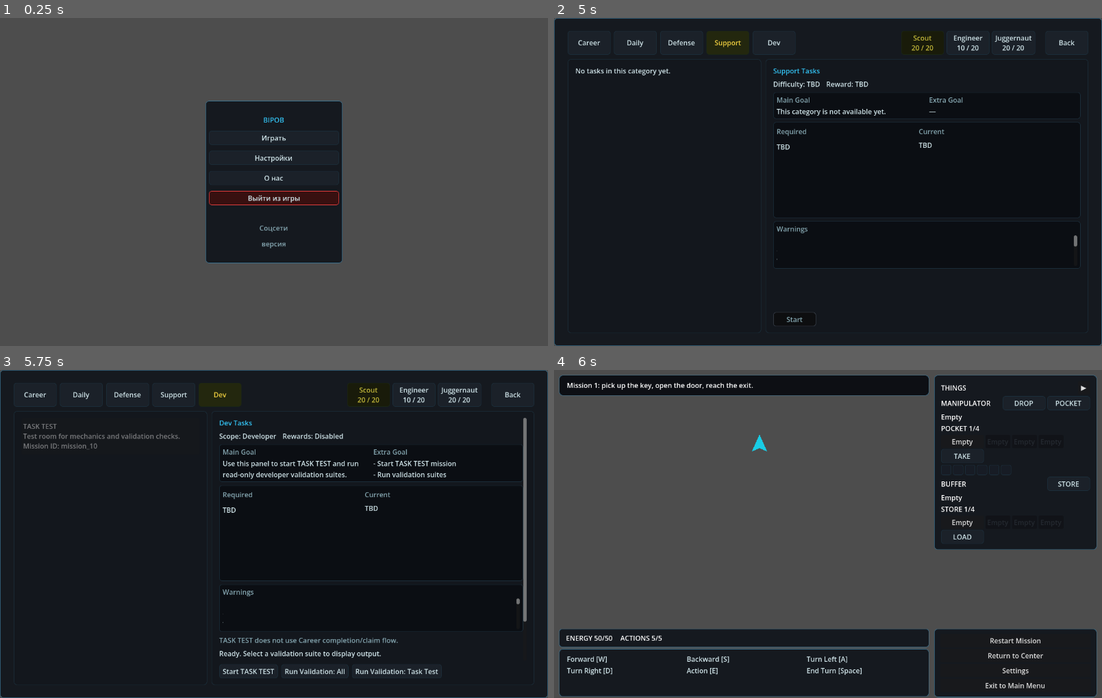
Above: before the commit, frames 1-4 (two rows, left to right).
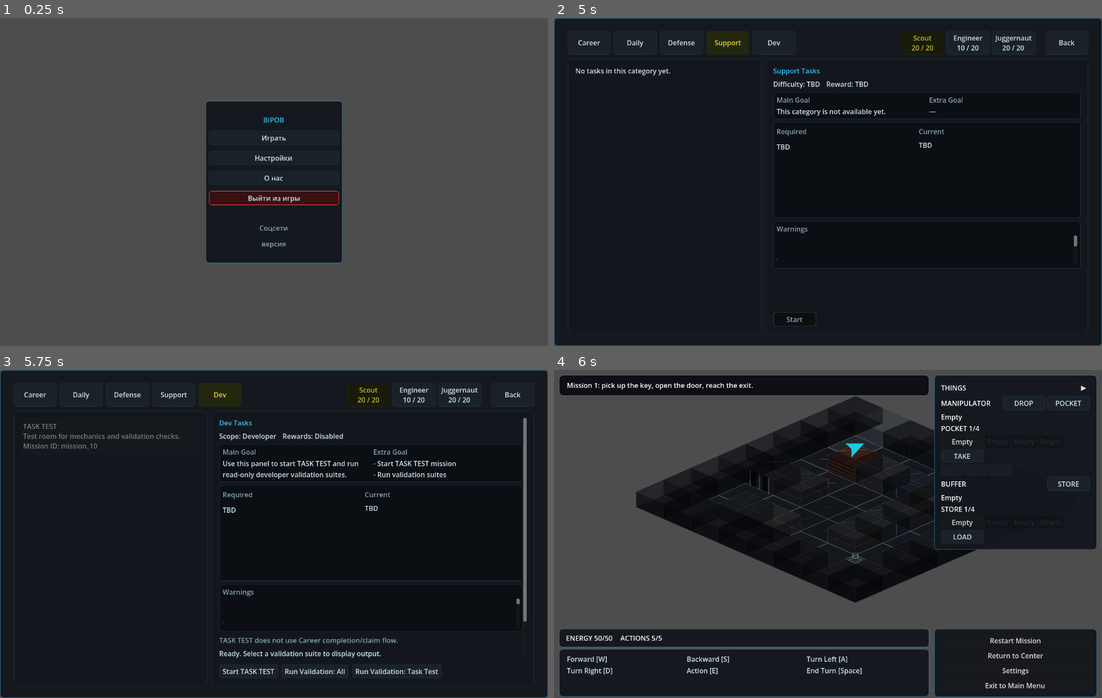
Above: after the commit, the same moments.

Repository: JUSTConnect/bibop
Game: Godot game, scene res://scenes/main.tscn
Same seed, same stepped clock (60 frames per second), same inputs: the game is played once before the commit and once after it.
Inputs:
- Up to frame 1 (0.25 s): no input
- Up to frame 2 (5 s): click "Играть" at 0.5 s; click "TSK" at 1.25 s; click "Career" at 2 s; click "Daily" at 2.75 s; click "Defense" at 3.5 s; click "Support" at 4.25 s
- Up to frame 3 (5.75 s): click "Dev" at 5 s
- Up to frame 4 (6 s): click "Start TASK TEST" at 5.75 s

Frames 1-3 are identical in both runs. In frame 4, 21% of the frame differs, in the area x 15-77%, y 7-72%.
Error before the commit: Parse Error: Function "is_cell_in_bounds()" not found in base self. (res://scripts/field/room_visual_renderer.gd:377)

Commit message:
BIP-Visual-024-fix2: add RoomVisualRenderer cell bounds helper

Diff:
--- a/scripts/field/room_visual_renderer.gd
+++ b/scripts/field/room_visual_renderer.gd
@@ -345,6 +345,11 @@
 	if tile_type == GridManager.TILE_FLOOR or tile_type == GridManager.TILE_STEPPED_FLOOR:
 		return true
 	return false
+
+func is_cell_in_bounds(cell: Vector2i) -> bool:
+	if _grid_manager == null:
+		return false
+	return _grid_manager.is_in_bounds(cell)
 
 func is_iso_interactive_floor_tile(tile_type: int) -> bool:
 	if tile_type == GridManager.TILE_TERMINAL:
